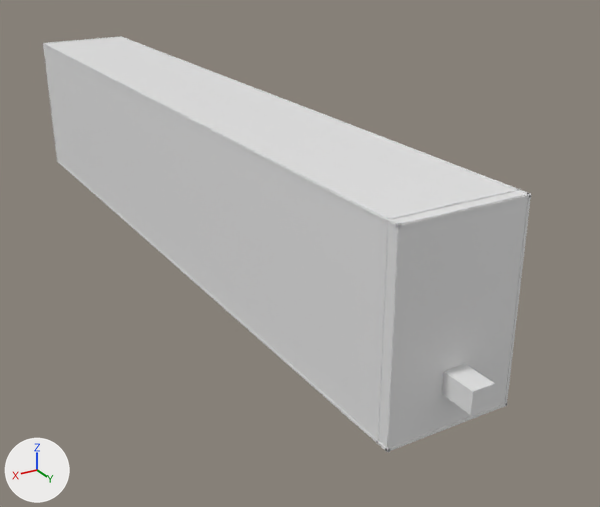
Two versions of the Blender file assets/models/EditableWallsBlender/Room12Walls.blend, one commit apart.
Rendered twice from a 50 mm camera at (83.8, 229.9, 80.5) aimed at (-14.5, 66.1, -1.4). Lighting does not change. The marker at lower left points along +X, +Y and +Z. The older version comes first.

Names of what the first picture shows: 'REF_000_HazardFloor', 'REF_001_Ceiling', 'REF_002_LeftWall', 'REF_003_RightWall', 'REF_005_ExitWall', 'REF_016_ExitCorridorCeiling', 'REF_018_ExitCorridorRightWall', 'REF_023_ExitDoorBackingRight' and 4 more.
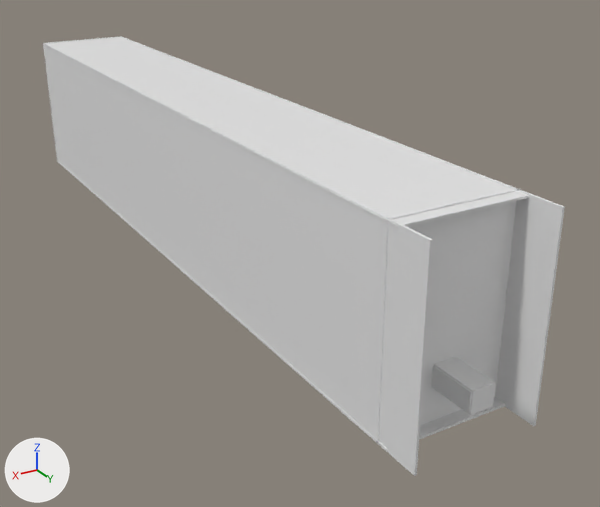
Where the newer file only moved an object's origin or applied its transform, the numbers keep the older frame.

Diff of the bpy script that builds the scene:
```diff
--- a/assets/models/EditableWallsBlender/Room12Walls.blend.py
+++ b/assets/models/EditableWallsBlender/Room12Walls.blend.py
@@ me_ref_018_exitcorridorrightwall_mesh @@
 # used by ob_ref_018_exitcorridorrightwall; location = (2.2, 142.1, 6.2)
-me_ref_018_exitcorridorrightwall_mesh.from_pydata(...)  # 8 vertices, 6 faces; spans x -0.12..0.12, y -5.12..5.12, z -2.07..2.07
+me_ref_018_exitcorridorrightwall_mesh.from_pydata(...)  # 8 vertices, 6 faces; spans x 0.12..0.35, y -4.31..5.16, z -2.05..2.09
+# me_ref_018_exitcorridorrightwall_mesh part 1: the whole mesh is scaled about its middle by (1, 0.924, 1), then moved by (0.23, 0.42, 0.02)
 me_ref_018_exitcorridorrightwall_mesh.materials.append(mat_roomreferencematerial)
@@ me_ref_002_leftwall_mesh @@
 # used by ob_ref_002_leftwall; location = (-13.0, 45.0, 16.5)
-me_ref_002_leftwall_mesh.from_pydata(...)  # 8 vertices, 6 faces; spans x 0.0, y -95.0..95.0, z -20.0..20.0
+me_ref_002_leftwall_mesh.from_pydata(...)  # 8 vertices, 6 faces; spans x 0.0, y -95.0..102.0, z -20.0..20.0
+# me_ref_002_leftwall_mesh part 2: the whole mesh is scaled about its middle by (1, 1.04, 1), then moved by (0.0, 4.0, 0.0)
 me_ref_002_leftwall_mesh.materials.append(mat_roomreferencematerial)
@@ me_ref_003_rightwall_mesh @@
 # used by ob_ref_003_rightwall; location = (13.0, 45.0, 16.5)
-me_ref_003_rightwall_mesh.from_pydata(...)  # 8 vertices, 6 faces; spans x 0.0, y -95.0..95.0, z -20.0..20.0
+me_ref_003_rightwall_mesh.from_pydata(...)  # 8 vertices, 6 faces; spans x 0.0, y -95.0..102.0, z -20.0..20.0
+# me_ref_003_rightwall_mesh part 3: the whole mesh is scaled about its middle by (1, 1.04, 1), then moved by (0.0, 4.0, 0.0)
 me_ref_003_rightwall_mesh.materials.append(mat_roomreferencematerial)
@@ ob_ref_016_exitcorridorceiling @@
 ob_ref_016_exitcorridorceiling = bpy.data.objects.new('REF_016_ExitCorridorCeiling', me_ref_016_exitcorridorceiling_mesh)
-ob_ref_016_exitcorridorceiling.location = (0.0, 142.4, 8.3)
+ob_ref_016_exitcorridorceiling.location = (0.0, 142.5, 8.4)
 ob_ref_016_exitcorridorceiling.scale = (1.29, 0.99, 1.0)
@@ ob_ref_005_exitwall @@
-ob_ref_005_exitwall = bpy.data.objects.new('REF_005_ExitWall', me_ref_005_exitwall_mesh)
-ob_ref_005_exitwall.location = (0.0, 140.0, 16.5)
```

Location of each change, [x1, y1, x2, y2] in pixels of the pictures (600 x 507 px):
'REF_003_RightWall', rescaled (9% wider)
    before: [44, 43, 402, 452]
    after: [44, 43, 433, 476]
'REF_005_ExitWall', deleted
    before: [385, 193, 531, 452]
'REF_002_LeftWall', rescaled (8% wider)
    before: [121, 37, 531, 406]
    after: [121, 37, 565, 426]
'REF_018_ExitCorridorRightWall', moved, rescaled
    before: [442, 372, 472, 413]
    after: [431, 365, 472, 414]
'REF_016_ExitCorridorCeiling', moved
    before: [443, 364, 494, 391]
    after: [434, 357, 494, 391]
'REF_022_ExitDoorBackingLeft', unchanged, uncovered by the edit
    before: [469, 189, 519, 202]
    after: [451, 189, 519, 414]
'REF_025_ExitDoorBackingAbove', unchanged, uncovered by the edit
    before: [444, 200, 469, 207]
    after: [434, 200, 469, 364]
'REF_023_ExitDoorBackingRight', unchanged, uncovered by the edit
    before: [376, 205, 445, 443]
    after: [376, 205, 446, 444]
